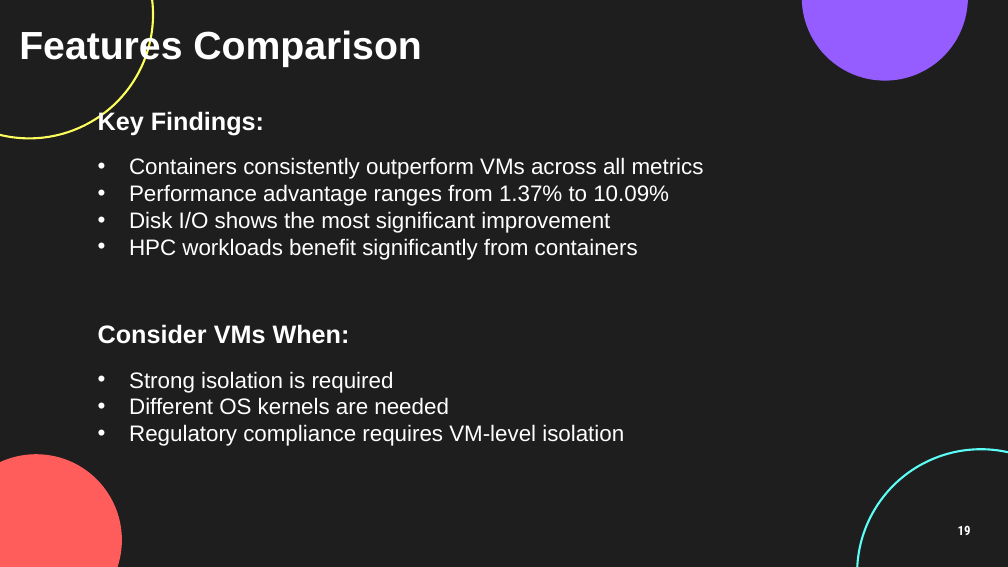
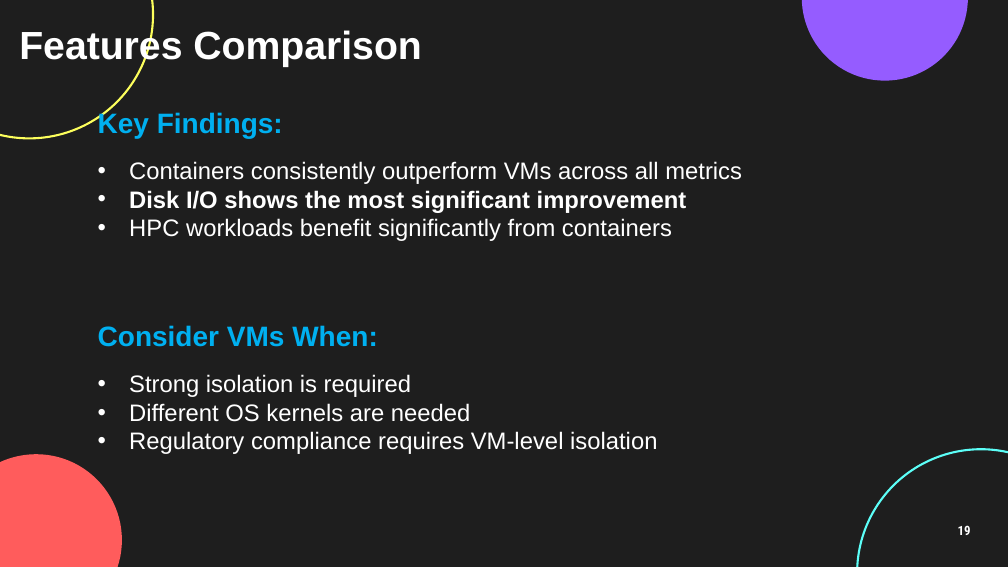
Before and after one commit to ahmedtarek26/cloud_basics_project, a slide deck: slide 19 of Cloud Computing Performance Testing.pptx. Drawn at 1008x567 pixels with LibreOffice and Linux fonts; fonts in the diff are those of the drawing. Boxes give left, top, right and bottom in pixels: in the first picture for what was removed or moved away, otherwise in the second. Text is boxed around its words. In the diff, an @@ line names an element or a change of style, - is before the commit and + after.

Commit message:
update presentation

```diff
--- a/Cloud Computing Performance Testing.pptx
+++ b/Cloud Computing Performance Testing.pptx
@@ text "Key Findings:" at bbox=[98, 111, 742, 241]: size 18 to 20 pt, text colour #FFFFFF to #00B0F0 in "Key Findings:"; size 16 to 17 pt; bold on in "Disk I/O shows the most significant improvement" @@
@@ text at bbox=[129, 184, 669, 206]: paragraph removed @@
-• Performance advantage ranges from 1.37% to 10.09%
@@ text "Consider VMs When:" at bbox=[98, 325, 657, 454]: size 18 to 20 pt, text colour #FFFFFF to #00B0F0 in "Consider VMs When:"; size 16 to 17 pt in "Strong isolation is required", "Different OS kernels are needed", "Regulatory compliance requires VM-level isolation" @@
```
Also in this commit, not shown: 6 other slides changed, 2 slides added.
